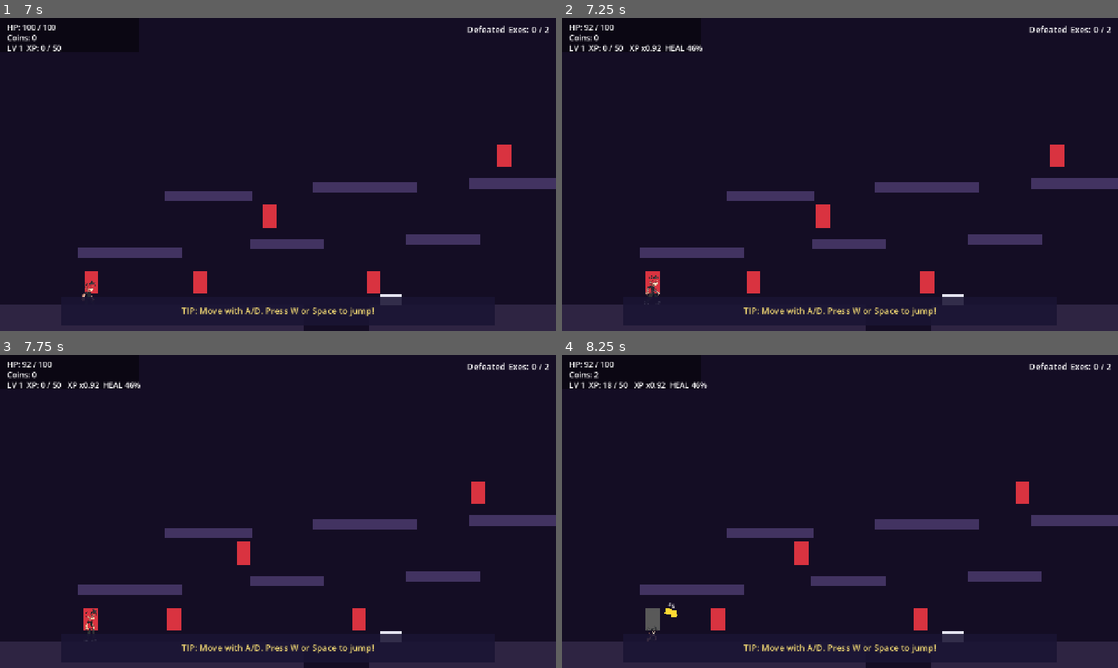
Above: before the commit, frames 1-4 (two rows, left to right).
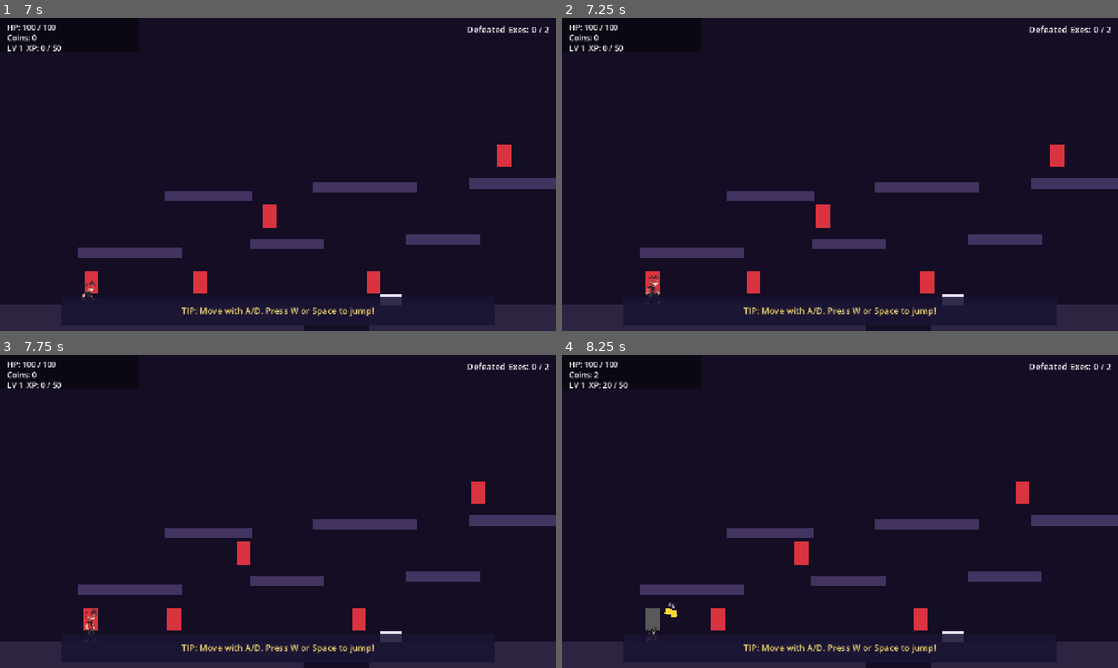
Above: after the commit, the same moments.

Repository: nasiftahmid-ux/Nate_Hopkins_vs._the_underworld
Game: Godot game, scene res://scenes/ui/main.tscn
Same seed, same stepped clock (60 frames per second), same inputs: the game is played once before the commit and once after it.
Inputs (mouse positions are in pixels of both pictures, inside the frame that each line leads up to):
- Up to frame 1 (7 s): click "START" at 0.5 s; tap J (attack) at 1.25, 2.3, 2.75, 3.8, 4.25, 5, 5.3, 6.8 s; move the mouse to (250, 237) at 1.27 s; hold J (attack) 1.28-2.03 s; hold D (move_right) 1.28-2.78 s; click (250, 237) at 1.42 s; tap W (jump) at 1.52, 2.27, 3.77, 4.52, 5.27, 6.77 s; tap Q (block) at 1.55, 2.1, 3.05, 3.6 s; move the mouse to (444, 221) at 2.02 s; move the mouse to (111, 127) at 2.77 s; hold J (attack) 2.78-3.53 s; hold A (move_left) 2.78-5.03 s; move the mouse to (305, 174) at 3.52 s; click (305, 174) at 3.67 s; move the mouse to (194, 96) at 4.27 s; hold Q (block) 4.28-5.03 s; tap K (heavy_attack) at 4.35 s; tap F9 (dev_cheat, bound only after the commit) at 4.9 s; move the mouse to (400, 158) at 5.02 s; hold D (move_right) from 5.03 s (still down); tap L (special) at 5.1 s; move the mouse to (166, 190) at 5.77 s; hold Q (block) 5.78-6.53 s; tap Space at 5.85 s; click (166, 190) at 5.92 s; move the mouse to (333, 105) at 6.52 s; tap Z at 6.6 s
- Up to frame 2 (7.25 s): keep holding D (move_right)
- Up to frame 3 (7.75 s): keep holding D (move_right); move the mouse to (250, 574) at 7.27 s; hold Q (block) from 7.28 s (still down); tap X at 7.35 s; tap W (jump) at 7.52 s
- Up to frame 4 (8.25 s): keep holding D (move_right); move the mouse to (1006, 558) at 8.02 s; release Q (block) at 8.03 s; tap C at 8.1 s; click (1006, 558) at 8.17 s

Frame 1 is identical in both runs. In frame 2, 0.2% of the frame differs, in the area x 4-26%, y 2-11%; in frame 3, 0.2%; in frame 4, 0.3%, in the area x 4-27%, y 2-11%.
Error in both runs: Cannot call method 'set_input_as_handled' on a null value. (res://scenes/dialogue/dialogue.gd:20)

Commit message:
Add developer cheats for balance testing
Coins can now be missed, which makes real income uncertain, so tuning the
shop needs a way to fight and collect without a death screen in the way.
Adds a cheat entry point on GameState plus an F9 shortcut for unlimited
health, with a purse refill for price testing.

F9 exists because the engine command line is editor-only: it evaluates an
expression and prints the result rather than invoking it, so a bare `cheat`
can only ever echo back and never triggers anything. F9 also works in an
exported build, which is where the balance questions actually live.

Two deliberate constraints. The cheat returns a message instead of doing it
silently, because a console command with no output is indistinguishable
from a typo. And god mode returns before register_damage(), so a cheat run
cannot quietly flatter the clean-combat grading that scores the finale.

The flag is a session var and is left out of save_game() on purpose, so it
cannot follow a player into a real run, and every entry point is gated on
OS.is_debug_build() so a stray keypress does nothing in a shipped copy.

Diff:
--- a/autoload/game_state.gd
+++ b/autoload/game_state.gd
@@ -176,6 +176,11 @@
 
 func _ready() -> void:
 	load_game()
+	# The cheats must answer while the tree is paused, because that is exactly
+	# when you want them: the death screen is up and you want to walk back out.
+	# This autoload has no per-frame logic, so running it while paused is free.
+	process_mode = Node.PROCESS_MODE_ALWAYS
+	_register_dev_actions()
 
 
 func new_game() -> void:
@@ -553,3 +558,105 @@
 
 func exp_to_next_level() -> int:
 	return level * 50
+
+
+## ---------------------------------------------------------------------------
+## Developer cheats
+## ---------------------------------------------------------------------------
+##
+## `cheat` is the one entry point, so the engine command line needs a single
+## form. Bare `cheat` cannot work in that console: it evaluates an expression
+## and prints the result, it never invokes a value, so a bare identifier can
+## only ever echo something back. The working form is a call:
+##
+##     GameState.cheat()             toggle unlimited health
+##     GameState.cheat("health")     the same, spelled out
+##     GameState.cheat("health off") turn it back off
+##     GameState.cheat("money")      refill the purse, for shop testing
+##
+## F9 toggles unlimited health too, and unlike the command line it also works
+## in an exported build, which is where balance actually needs checking.
+
+## When true, the player takes no damage and the kill plane cannot kill them.
+## Deliberately absent from `save_game()`: god mode belongs to the session that
+## asked for it, and must never follow a player into a real run.
+var dev_god_mode := false
+
+## Only honoured in a debug build, so a stray keypress cannot enable a cheat in
+## a shipped copy. Returns false in an exported release build.
+static func dev_cheats_available() -> bool:
+	return OS.is_debug_build()
+
+
+## F9 mirrors the command line for testing in an exported build, where the
+## engine console does not exist at all.
+const DEV_CHEAT_ACTION := &"dev_cheat"
+## Enough to buy anything in the shop several times over, for price testing.
+const DEV_MONEY_REFILL := 5000
+
+
+func _register_dev_actions() -> void:
+	if not dev_cheats_available():
+		return
+	if not InputMap.has_action(DEV_CHEAT_ACTION):
+		InputMap.add_action(DEV_CHEAT_ACTION)
+	var ev := InputEventKey.new()
+	ev.physical_keycode = KEY_F9
+	InputMap.action_add_event(DEV_CHEAT_ACTION, ev)
+
+
+func _unhandled_input(event: InputEvent) -> void:
+	if not dev_cheats_available():
+		return
+	if event.is_action_pressed(DEV_CHEAT_ACTION):
+		cheat("health")
+		get_viewport().set_input_as_handled()
+
+
+## Handles every dev command. An unknown argument reports the usage instead of
+## failing silently, because a typo in a debug console is otherwise invisible.
+func cheat(arg: String = "") -> String:
+	var request := arg.strip_edges().to_lower()
+	if not dev_cheats_available():
+		return "Cheats are disabled in this build."
+	match request:
+		"", "god", "godmode", "health", "hp":
+			dev_god_mode = not dev_god_mode
+			_apply_dev_health()
+			return "Unlimited health %s." % ("ON" if dev_god_mode else "off")
+		"health off", "god off", "hp off", "off":
+			dev_god_mode = false
+			_apply_dev_health()
+			return "Unlimited health off."
+		"money", "cash", "coins":
+			money = DEV_MONEY_REFILL
+			save_game()
+			return "Purse refilled to %d coins." % money
+		"status":
+			return "god mode %s, %d coins, level %d, %.0f/%.0f HP." % [
+				"on" if dev_god_mode else "off", money, level,
+				player_health, player_max_hp,
+			]
+		_:
+			return "Unknown cheat '%s'. Try: health, money, status." % arg
+
+
+func _apply_dev_health() -> void:
+	var player := _dev_player()
+	if player == null:
+		# No player in the tree (menus, shop). Flag is still set, and the next
+		# player to spawn picks it up via `dev_god_mode`.
+		return
+	if dev_god_mode:
+		player.hp = player.max_hp
+	else:
+		player.hp = minf(player.hp, player.max_hp)
+	player.invuln_time = 0.0
+	GameState.player_health = player.hp
+	player.hp_changed.emit(player.hp, player.max_hp)
+
+
+func _dev_player() -> Node2D:
+	if not is_inside_tree():
+		return null
+	return get_tree().get_first_node_in_group("player") as Node2D
--- a/scenes/player/player.gd
+++ b/scenes/player/player.gd
@@ -50,6 +50,12 @@
 	GameState.player_health = hp
 	hp_changed.emit(hp, max_hp)
 	GameState.level_healed.connect(_on_level_healed)
+	# God mode is a session flag, not a per-player one, so a player that spawns
+	# after the cheat was switched on still starts untouchable.
+	if GameState.dev_god_mode:
+		hp = max_hp
+		GameState.player_health = hp
+		hp_changed.emit(hp, max_hp)
 
 
 func _on_level_healed(amount: float) -> void:
@@ -75,7 +81,14 @@
 	move_and_slide()
 
 	if global_position.y > KILL_PLANE_Y:
-		die()
+		if GameState.dev_god_mode:
+			# God mode does not make pits survivable, it removes the death: drop
+			# back to the level start so a dev test keeps moving instead of
+			# dumping you on a death screen every time you test a pit.
+			global_position = start_pos
+			velocity = Vector2.ZERO
+		else:
+			die()
 
 
 func _process_movement(delta: float, input: float) -> void:
@@ -211,6 +224,14 @@
 ## default to fall back to a sideways shake based on facing.
 func take_damage(amount: float, blockable: bool = true, from_position: Vector2 = Vector2.ZERO) -> void:
 	if invuln_time > 0.0:
+		return
+	# Dev cheat: swallow the hit whole. Returning before `register_damage()`
+	# also keeps a god-mode run out of the clean-combat grading, so enabling
+	# this cannot quietly flatter a score.
+	if GameState.dev_god_mode:
+		hp = max_hp
+		GameState.player_health = hp
+		hp_changed.emit(hp, max_hp)
 		return
 	if is_blocking and blockable:
 		sprite.modulate = Color(0.7, 0.9, 1.0)
